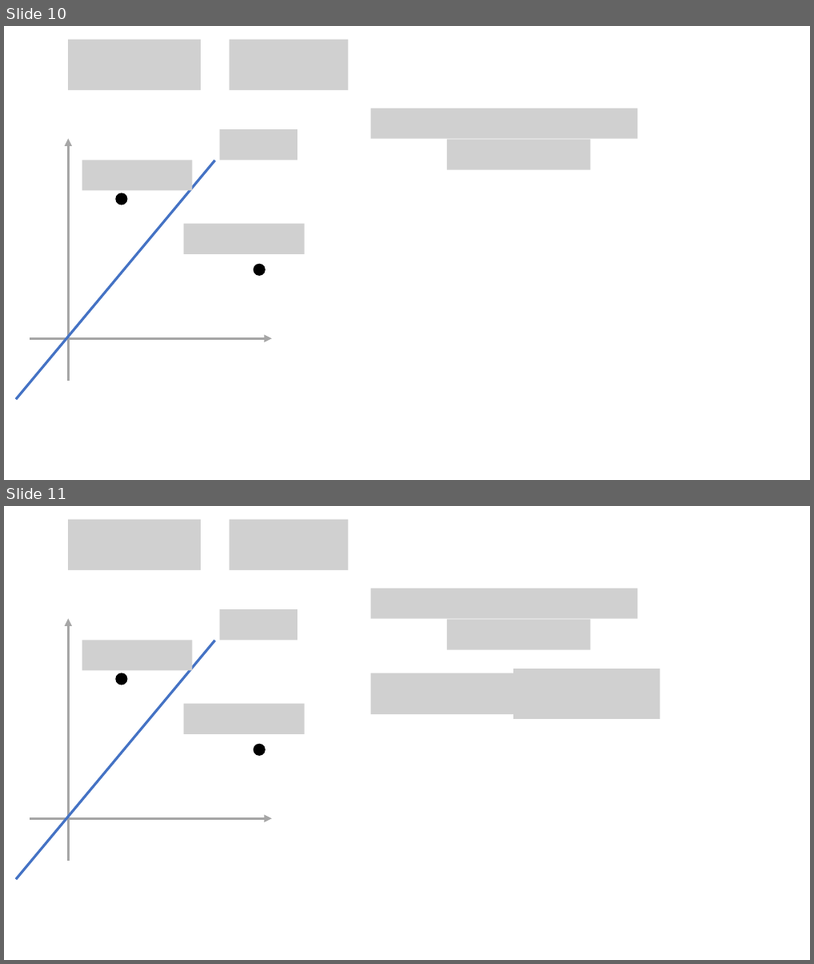
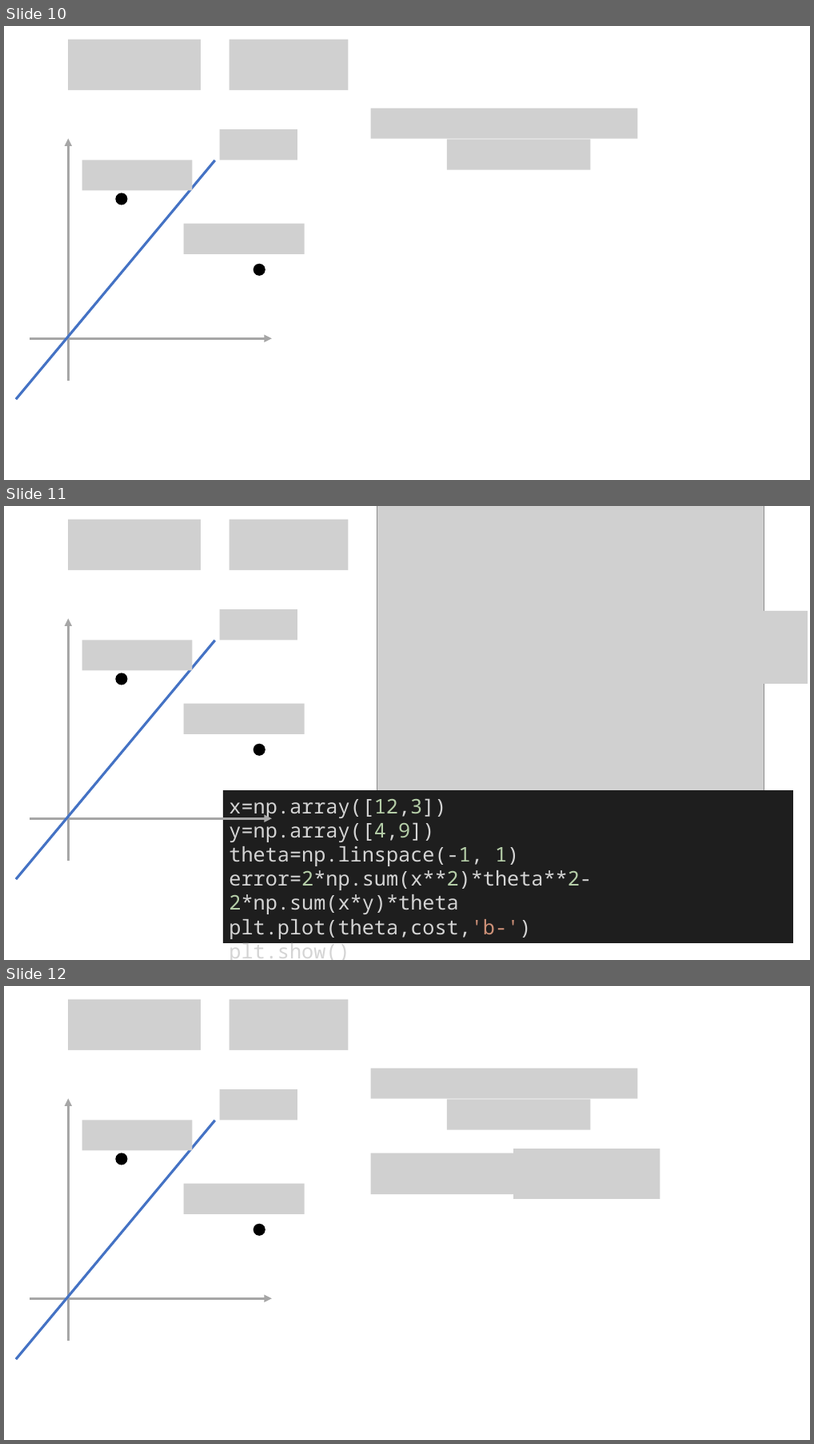
Before and after one commit to mathphysmx/teaching-ml, a slide deck: slides/02_ML_Linear_modelsA.pptx. Shown one above the other, each under a label of ours: slides 10 and 11 before the commit, slides 10, 11 and 12 after it. The pictures are 814x964 and 814x1444 pixels, drawn with LibreOffice and Linux fonts; fonts in the diff are those of the drawing; grey boxes stand for pictures. Boxes give left, top, right and bottom in pixels: in the first picture for what was removed or moved away, otherwise in the second. Text is boxed around its words. In the diff, an @@ line names an element or a change of style, - is before the commit and + after.

```diff
--- a/slides/02_ML_Linear_modelsA.pptx
+++ b/slides/02_ML_Linear_modelsA.pptx
@@ slide 11 added at bbox=[4, 506, 810, 960], background #FFFFFF @@
@@ picture added at bbox=[68, 520, 202, 570] @@
@@ picture added at bbox=[230, 520, 349, 570] @@
@@ picture added at bbox=[378, 506, 765, 792] @@
@@ picture added at bbox=[438, 544, 701, 574] @@
@@ picture added at bbox=[513, 574, 654, 604] @@
@@ arrow added from (68, 860) to (68, 619), #A6A6A6 3 pt @@
@@ picture added at bbox=[220, 609, 298, 640] @@
@@ picture added at bbox=[515, 611, 808, 684] @@
@@ line added from (16, 880) to (215, 640), #4472C4 3 pt @@
@@ picture added at bbox=[82, 640, 192, 670] @@
@@ ellipse added at bbox=[115, 673, 127, 685], fill #000000 @@
@@ line added from (169, 704) to (169, 704), #4472C4 0.5 pt @@
@@ picture added at bbox=[184, 704, 305, 733] @@
@@ line added from (305, 706) to (305, 706), #4472C4 0.5 pt @@
@@ ellipse added at bbox=[254, 744, 266, 756], fill #000000 @@
@@ rectangle added at bbox=[223, 790, 794, 943], fill #1E1E1E, 24 pt, text #D4D4D4 @@
+x=np.array([12,3])
+y=np.array([4,9])
+theta=np.linspace(-1, 1)
+error=2*np.sum(x**2)*theta**2-2*np.sum(x*y)*theta
+plt.plot(theta,cost,'b-')
+plt.show()
@@ arrow added from (30, 818) to (272, 818), #A6A6A6 3 pt @@
@@ what was slide 11 is now slide 12 @@
```
Also in this commit, not shown: 9 other files.
